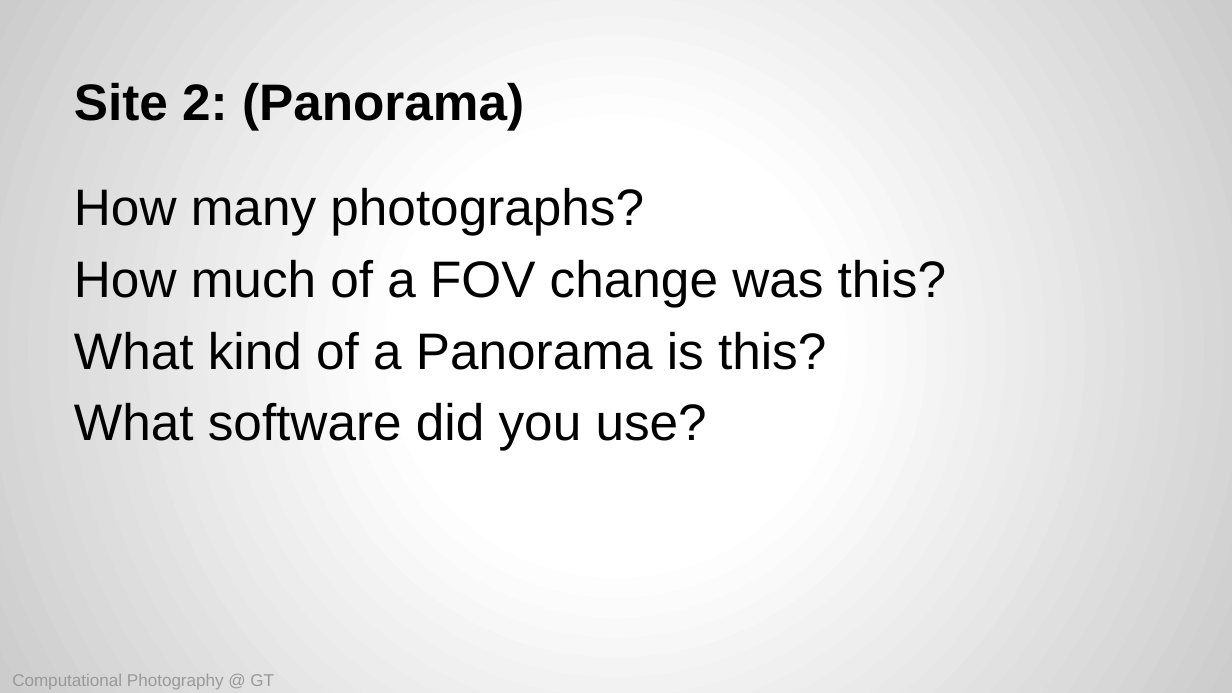
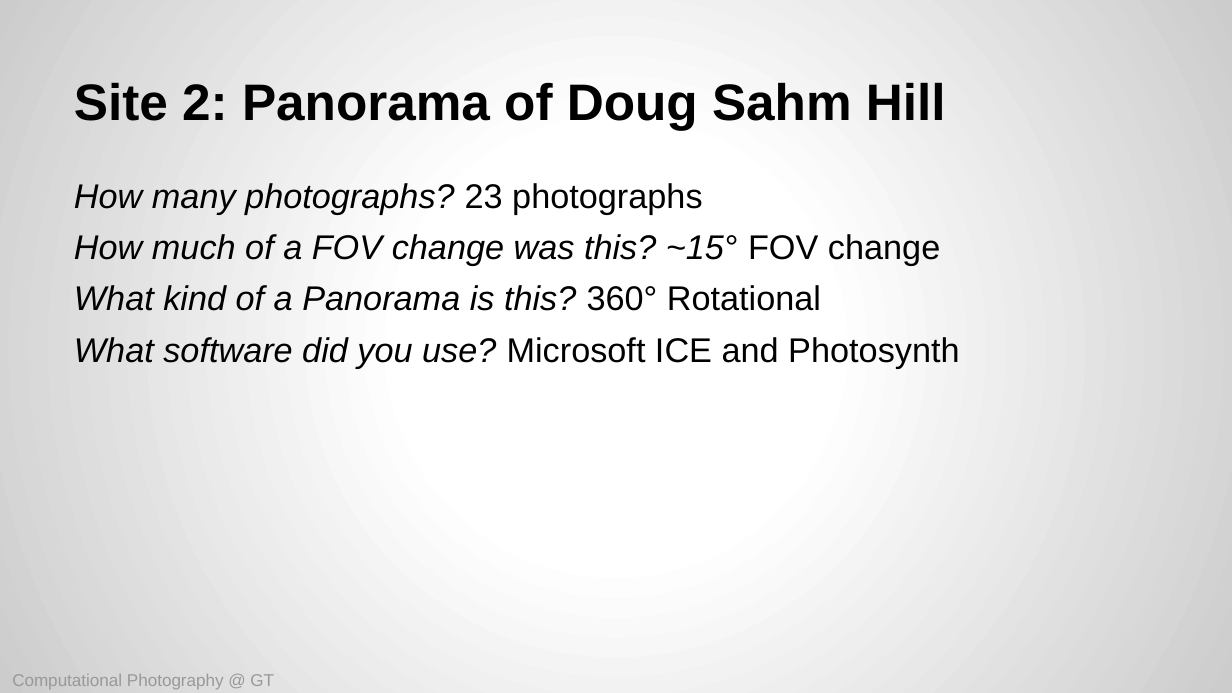
Before and after one commit to reachkrishnaraj/computational-photography, a slide deck: slide 5 of assignments/hw10/CompPhoto-GT-A10-Template.pptx. Drawn at 1232x693 pixels with LibreOffice and Linux fonts; fonts in the diff are those of the drawing. Boxes give left, top, right and bottom in pixels: in the first picture for what was removed or moved away, otherwise in the second. Text is boxed around its words. In the diff, an @@ line names an element or a change of style, - is before the commit and + after.

Commit message:
Added Doug Sahm pano and HOPE photosynth to report.

```diff
--- a/assignments/hw10/CompPhoto-GT-A10-Template.pptx
+++ b/assignments/hw10/CompPhoto-GT-A10-Template.pptx
@@ title at (74, 82, 946, 130): text changed @@
-Site 2: (Panorama)
+Site 2: Panorama of Doug Sahm Hill
@@ text at (74, 183, 959, 368): text changed; size 30 to 20 pt; italic on @@
-How many photographs?
-How much of a FOV change was this?
-What kind of a Panorama is this?
-What software did you use?
+How many photographs? 23 photographs
+How much of a FOV change was this? ~15° FOV change
+What kind of a Panorama is this? 360° Rotational
+What software did you use? Microsoft ICE and Photosynth
```
Also in this commit, not shown: 2 other slides changed, 3 slides added, 3 slides removed.
